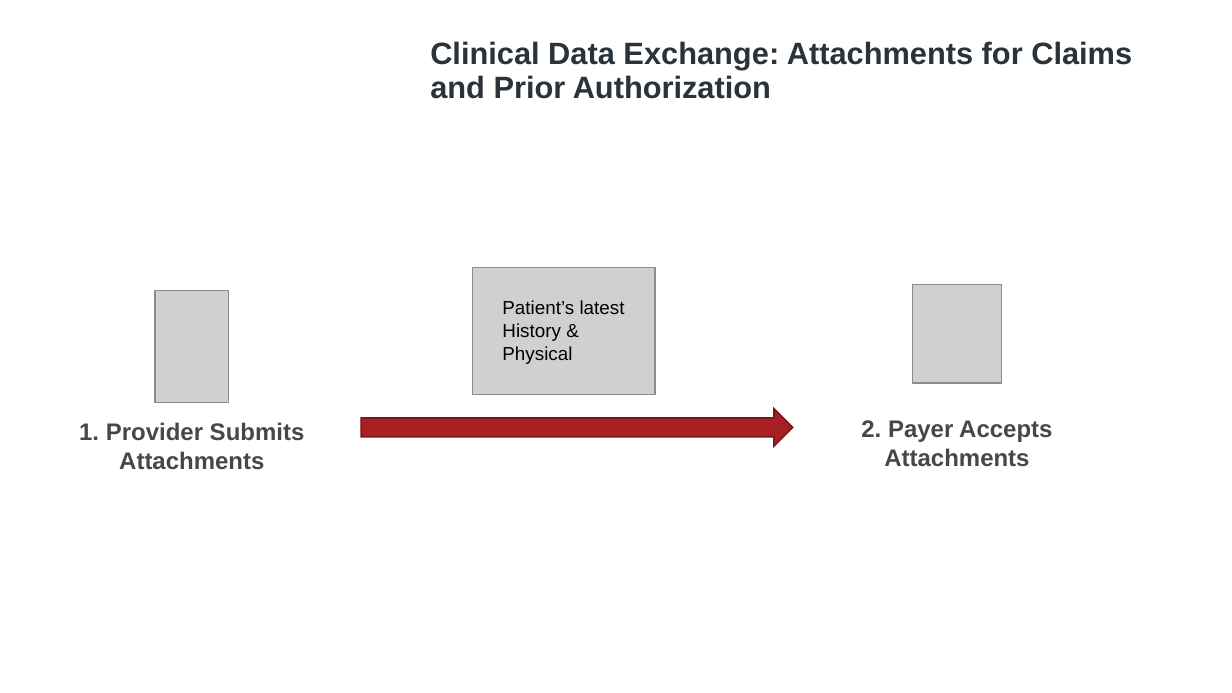
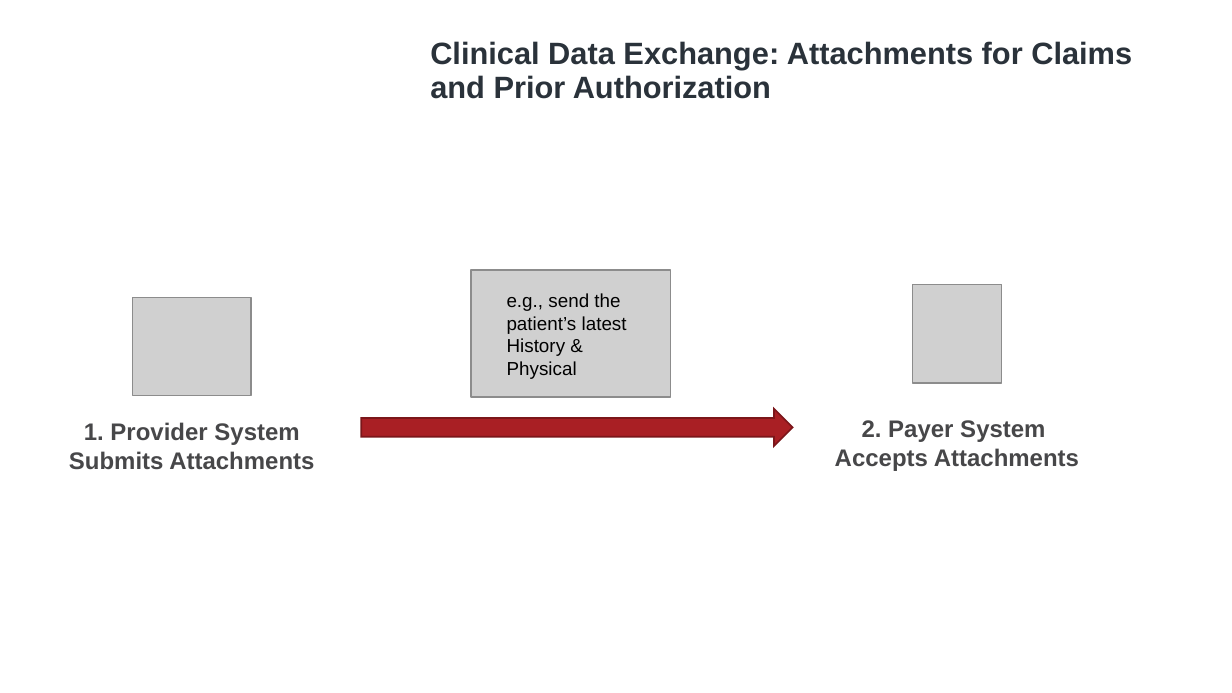
Before and after one commit to HL7/davinci-ecdx, a slide deck: slide 3 of input/images/source/Workflow Images.pptx. Drawn at 1232x693 pixels with LibreOffice and Linux fonts; fonts in the diff are those of the drawing; grey boxes stand for pictures; background and template pictures are left out. Boxes give left, top, right and bottom in pixels: in the first picture for what was removed or moved away, otherwise in the second. Text is boxed around its words. In the diff, an @@ line names an element or a change of style, - is before the commit and + after.

Commit message:
*Pre-Applied: Clarify roles in attachments diagram FHIR-37226

```diff
--- a/input/images/source/Workflow Images.pptx
+++ b/input/images/source/Workflow Images.pptx
@@ picture: place and size @@
-picture at (155, 291, 229, 403)
+picture at (133, 297, 251, 395)
@@ picture: place and size @@
-picture at (473, 267, 655, 394)
+picture at (471, 270, 670, 397)
@@ text at (507, 293, 627, 379): text changed @@
-Patient’s latest History & Physical
+e.g., send the patient’s latest History & Physical
@@ text at (69, 422, 314, 470): text changed @@
-1. Provider Submits
-Attachments
+1. Provider System Submits Attachments
@@ text at (835, 420, 1079, 471): text changed @@
-2. Payer Accepts Attachments
+2. Payer System
+Accepts Attachments
```
Also in this commit, not shown: 3 other files.
